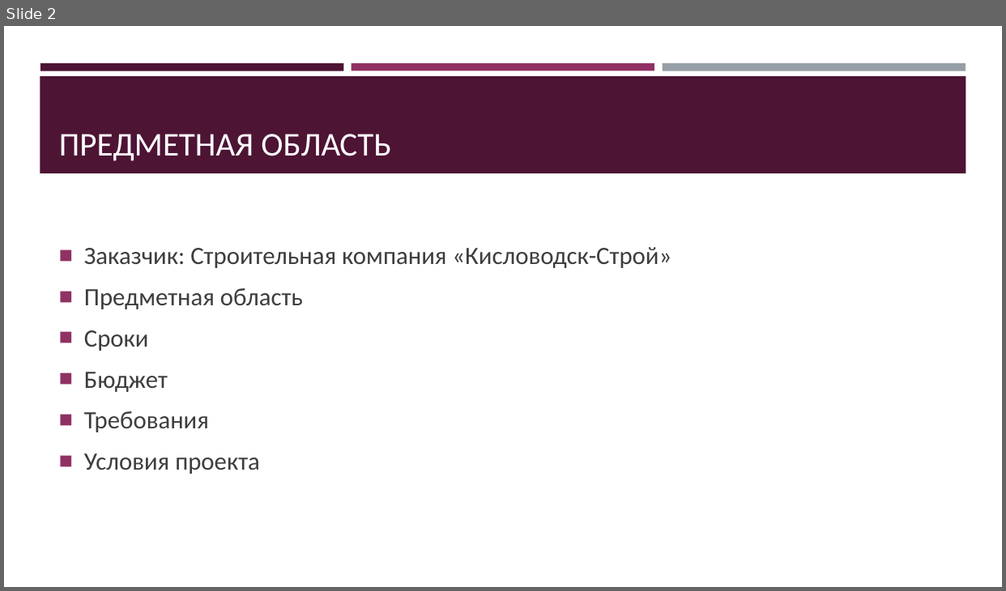
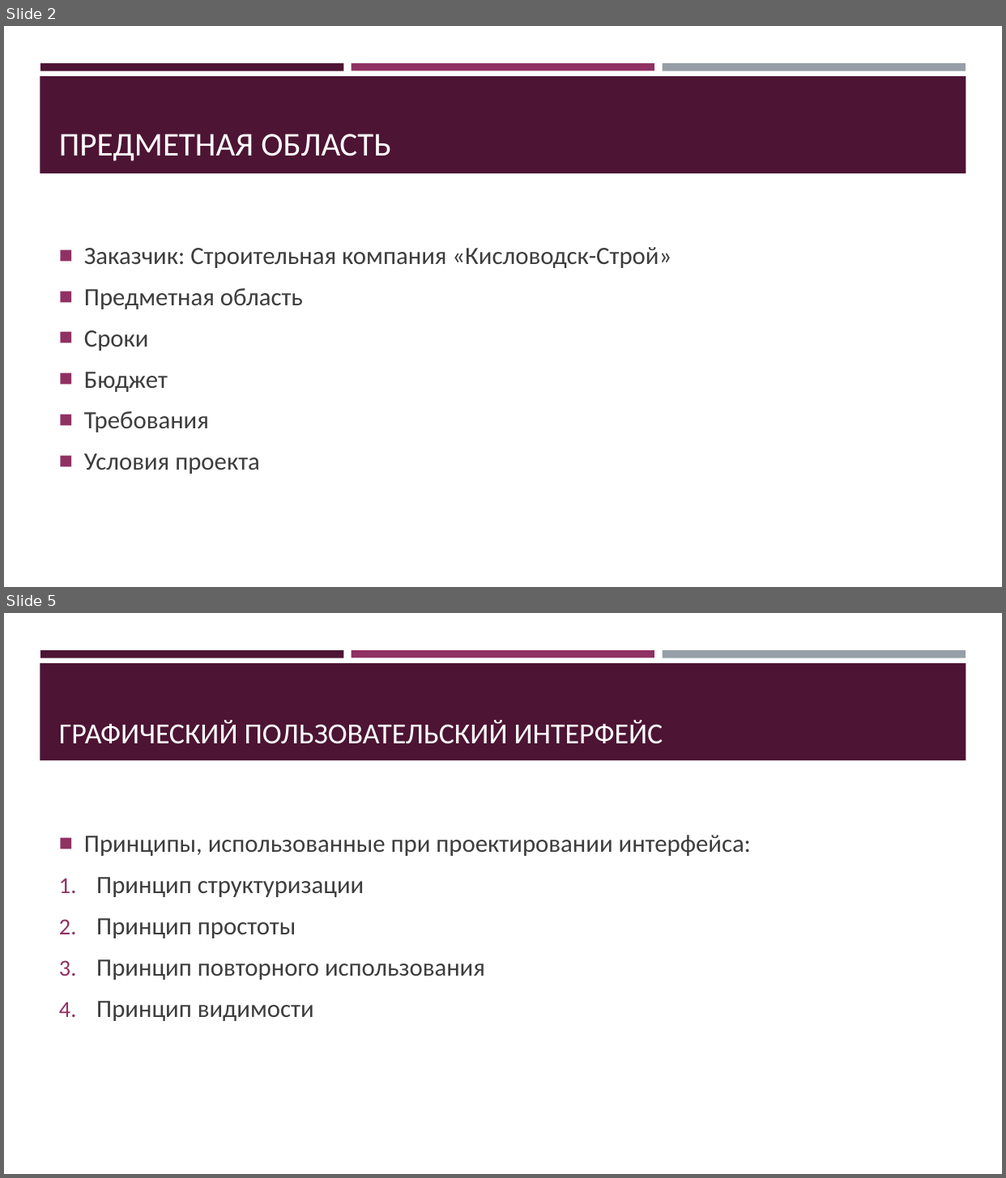
Before and after one commit to jecsonM/MDKmyWORKasAstudent, a slide deck: Сайт для компании «Кисловодск-строй».pptx. Shown one above the other, each under a label of ours: slide 2 before the commit, slides 2 and 5 after it; the slides between them are not shown. The pictures are 1006x591 and 1006x1178 pixels, drawn with LibreOffice and Linux fonts; fonts in the diff are those of the drawing. Boxes give left, top, right and bottom in pixels: in the first picture for what was removed or moved away, otherwise in the second. Text is boxed around its words. In the diff, an @@ line names an element or a change of style, - is before the commit and + after.

```diff
--- a/Сайт для компании «Кисловодск-строй».pptx
+++ b/Сайт для компании «Кисловодск-строй».pptx
@@ slide 5 added at [4, 613, 1002, 1174], background #FFFFFF; not listed: 4 template elements that a slide beside it also shows @@
@@ title added at [59, 720, 663, 744], 28 pt, text #FFFFFF @@
+ГРАФИЧЕСКИЙ ПОЛЬЗОВАТЕЛЬСКИЙ ИНТЕРФЕЙС
@@ text added at [84, 835, 751, 1021], 24 pt, text #3D3D3D @@
+■ Принципы, использованные при проектировании интерфейса:
+1. Принцип структуризации
+2. Принцип простоты
+3. Принцип повторного использования
+4. Принцип видимости
```
Also in this commit, not shown: 4 other slides added, 8 other files.
